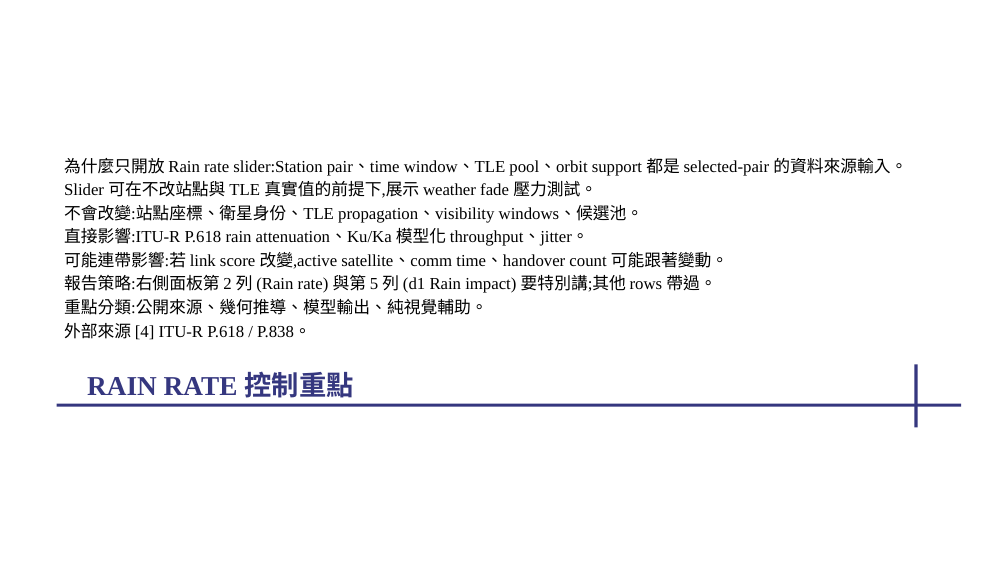
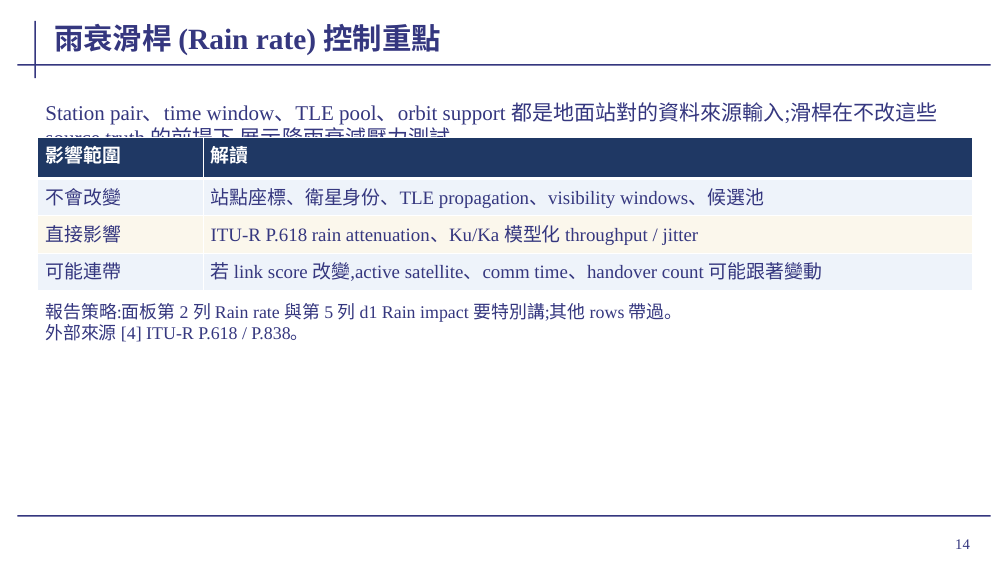
Before and after one commit to cedarwud/scenario-globe-viewer, a slide deck: slide 14 of docs/presentation/wave2-progress-2026-05-19.pptx. Drawn at 1008x567 pixels with LibreOffice and Linux fonts; fonts in the diff are those of the drawing; background and template pictures are left out. Boxes give left, top, right and bottom in pixels: in the first picture for what was removed or moved away, otherwise in the second. Text is boxed around its words. In the diff, an @@ line names an element or a change of style, - is before the commit and + after.

```diff
--- a/docs/presentation/wave2-progress-2026-05-19.pptx
+++ b/docs/presentation/wave2-progress-2026-05-19.pptx
@@ line added from (36, 21) to (36, 78), #35377F 1.5 pt @@
@@ title "雨衰滑桿 (Rain rate) 控制重點" at (x1=54, y1=24, x2=440, y2=55): vertical alignment top to bottom @@
@@ title at (x1=54, y1=24, x2=440, y2=55): text changed; size 26 to 28 pt @@
-RAIN RATE 控制重點
+雨衰滑桿 (Rain rate) 控制重點
@@ line added from (17, 65) to (991, 65), #35377F 1.5 pt @@
@@ text added at (x1=45, y1=102, x2=938, y2=151), 20 pt, text #35377F @@
+Station pair、time window、TLE pool、orbit support 都是地面站對的資料來源輸入;滑桿在不改這些 source truth 的前提下,展示降雨衰減壓力測試。
@@ table added at (x1=38, y1=138, x2=972, y2=290), 4 rows, 2 columns @@
+影響範圍 | 解讀
+不會改變 | 站點座標、衛星身份、TLE propagation、visibility windows、候選池
+直接影響 | ITU-R P.618 rain attenuation、Ku/Ka 模型化 throughput / jitter
+可能連帶 | 若 link score 改變,active satellite、comm time、handover count 可能跟著變動
@@ text removed at (x1=64, y1=158, x2=907, y2=340) @@
-為什麼只開放 Rain rate slider:Station pair、time window、TLE pool、orbit support 都是 selected-pair 的資料來源輸入。
-Slider 可在不改站點與 TLE 真實值的前提下,展示 weather fade 壓力測試。
-不會改變:站點座標、衛星身份、TLE propagation、visibility windows、候選池。
-直接影響:ITU-R P.618 rain attenuation、Ku/Ka 模型化 throughput、jitter。
-可能連帶影響:若 link score 改變,active satellite、comm time、handover count 可能跟著變動。
-報告策略:右側面板第 2 列 (Rain rate) 與第 5 列 (d1 Rain impact) 要特別講;其他 rows 帶過。
-重點分類:公開來源、幾何推導、模型輸出、純視覺輔助。
-外部來源 [4] ITU-R P.618 / P.838。
@@ text added at (x1=45, y1=303, x2=683, y2=342), 17 pt, text #35377F @@
+報告策略:面板第 2 列 Rain rate 與第 5 列 d1 Rain impact 要特別講;其他 rows 帶過。
+外部來源 [4] ITU-R P.618 / P.838。
@@ line removed from (917, 364) to (917, 427) @@
@@ line removed from (57, 405) to (962, 405) @@
@@ line added from (17, 516) to (991, 516), #35377F 1.5 pt @@
@@ page number added at (x1=955, y1=539, x2=970, y2=549), 14 pt, text #35377F @@
+14
```
Also in this commit, not shown: 21 other slides changed, 1 slide added, 1 slide removed, 2 other files.
